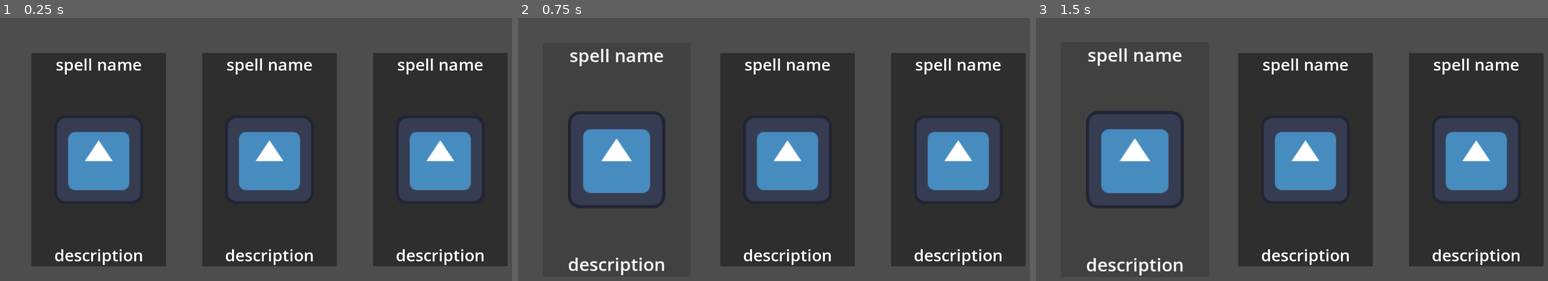
Above: before the commit, frames 1-3 (left to right).
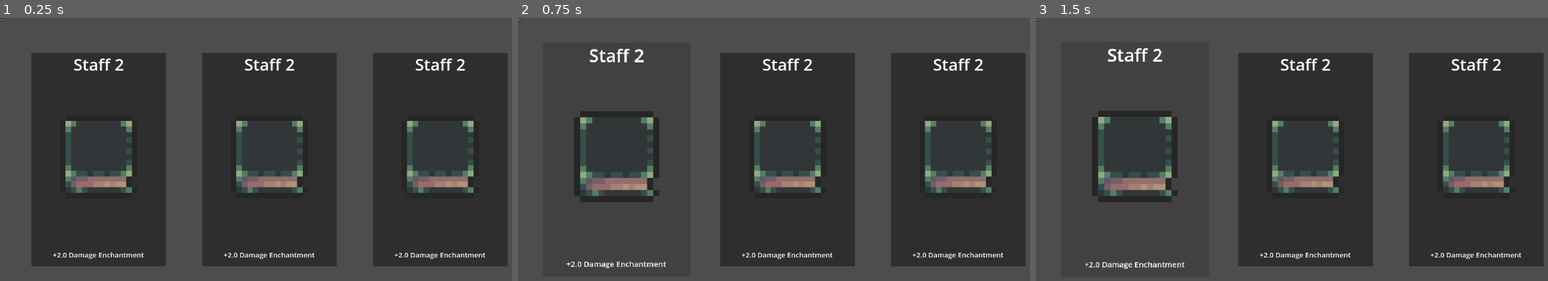
Above: after the commit, the same moments.

Repository: MadeInShineA/goose-defender
Game: Godot game, scene res://scenes/main.tscn
Same seed, same stepped clock (60 frames per second), same inputs: the game is played once before the commit and once after it. The engine's default icon, where the game draws it, is replaced by a stand-in: a white triangle on a blue panel in a dark square.
Inputs (mouse positions are in pixels of both pictures, inside the frame that each line leads up to):
- Up to frame 1 (0.25 s): no input
- Up to frame 2 (0.75 s): click (615, 160) at 0.5 s, where only the run after the commit has a clickable "Staff 2"
- Up to frame 3 (1.5 s): click (1133, 160) at 1.25 s, where only the run before the commit has a clickable "spell name"

The runs differ from the first frame. In frame 1, 17% of the frame differs, in the area x 0-95%, y 0-95%; in frame 2, 18%; in frame 3, 19%, in the area x 0-95%, y 0-98%.

Commit message:
Random enchant menu

Diff:
--- a/project.godot
+++ b/project.godot
@@ -14,3 +14,11 @@
 run/main_scene="uid://oqnnuvygfqck"
 config/features=PackedStringArray("4.4", "Forward Plus")
 config/icon="res://icon.svg"
+
+[global_group]
+
+Enchantable="All enchantable nodes (Player and weapons)"
+
+[rendering]
+
+textures/canvas_textures/default_texture_filter=0
--- /dev/null
+++ b/resources/damage_enchantment.tres
@@ -0,0 +1,9 @@
+[gd_resource type="Resource" script_class="DamageEnchantment" load_steps=2 format=3 uid="uid://bbfgryqgo020p"]
+
+[ext_resource type="Script" uid="uid://vmgb1pxcnchi" path="res://scripts/enchantments/damage_enchantment.gd" id="1_2yram"]
+
+[resource]
+script = ExtResource("1_2yram")
+enchantment_name = "Damage Enchantment"
+enchantment_boost = 2.0
+metadata/_custom_type_script = "uid://vmgb1pxcnchi"
--- /dev/null
+++ b/resources/speed_enchantment.tres
@@ -0,0 +1,9 @@
+[gd_resource type="Resource" script_class="SpeedEnchantment" load_steps=2 format=3 uid="uid://n5sbo7jmiheq"]
+
+[ext_resource type="Script" uid="uid://b075uptsk46re" path="res://scripts/enchantments/speed_enchantment.gd" id="1_2pwwi"]
+
+[resource]
+script = ExtResource("1_2pwwi")
+enchantment_name = "Speed Enchantment"
+enchantment_boost = 0.2
+metadata/_custom_type_script = "uid://b075uptsk46re"
--- a/scenes/enchanting_ui.tscn
+++ b/scenes/enchanting_ui.tscn
@@ -1,6 +1,7 @@
-[gd_scene load_steps=2 format=3 uid="uid://dv4fdij1ccgy4"]
+[gd_scene load_steps=3 format=3 uid="uid://dv4fdij1ccgy4"]
 
-[ext_resource type="PackedScene" uid="uid://btl5bple7viur" path="res://scenes/spell_upgrade.tscn" id="1_cltfj"]
+[ext_resource type="Script" uid="uid://b3k306rhy8sv2" path="res://scripts/ui/enchanting_ui.gd" id="1_01r1k"]
+[ext_resource type="PackedScene" uid="uid://btl5bple7viur" path="res://scenes/spell_enchant.tscn" id="1_cltfj"]
 
 [node name="Enchanting" type="Control"]
 layout_mode = 3
@@ -9,6 +10,7 @@
 anchor_bottom = 1.0
 grow_horizontal = 2
 grow_vertical = 2
+script = ExtResource("1_01r1k")
 
 [node name="GridContainer" type="GridContainer" parent="."]
 layout_mode = 1
@@ -26,11 +28,17 @@
 theme_override_constants/h_separation = 365
 columns = 3
 
-[node name="SpellUpgrade" parent="GridContainer" instance=ExtResource("1_cltfj")]
+[node name="SpellEnchant1" parent="GridContainer" groups=["SpellPanel"] instance=ExtResource("1_cltfj")]
 layout_mode = 2
+intensity = 0.1
+duration = 0.2
 
-[node name="SpellUpgrade2" parent="GridContainer" instance=ExtResource("1_cltfj")]
+[node name="SpellEnchant2" parent="GridContainer" groups=["SpellPanel"] instance=ExtResource("1_cltfj")]
 layout_mode = 2
+intensity = 0.1
+duration = 0.2
 
-[node name="SpellUpgrade3" parent="GridContainer" instance=ExtResource("1_cltfj")]
+[node name="SpellEnchant3" parent="GridContainer" groups=["SpellPanel"] instance=ExtResource("1_cltfj")]
 layout_mode = 2
+intensity = 0.1
+duration = 0.2
--- a/scenes/upgrade_manager.tscn
+++ b/scenes/enchantment_manager.tscn
@@ -1,6 +1,6 @@
 [gd_scene load_steps=2 format=3 uid="uid://chyxuydo0t35b"]
 
-[ext_resource type="Script" uid="uid://ccibqsq28hl22" path="res://scripts/upgrade_manager.gd" id="1_5g82m"]
+[ext_resource type="Script" uid="uid://ccibqsq28hl22" path="res://scripts/enchantments/enchantment_manager.gd" id="1_5g82m"]
 
 [node name="UpgradeManager" type="Node2D"]
 script = ExtResource("1_5g82m")
--- a/scenes/main.tscn
+++ b/scenes/main.tscn
@@ -1,11 +1,25 @@
-[gd_scene load_steps=3 format=3 uid="uid://oqnnuvygfqck"]
+[gd_scene load_steps=9 format=3 uid="uid://oqnnuvygfqck"]
 
+[ext_resource type="PackedScene" uid="uid://l6i72lifskfg" path="res://scenes/weapon.tscn" id="1_o5qli"]
 [ext_resource type="PackedScene" uid="uid://dv4fdij1ccgy4" path="res://scenes/enchanting_ui.tscn" id="2_0wfyh"]
-[ext_resource type="PackedScene" uid="uid://chyxuydo0t35b" path="res://scenes/upgrade_manager.tscn" id="3_sugp2"]
+[ext_resource type="Texture2D" uid="uid://c5x7keinvwntj" path="res://sprites/staves/book1.png" id="2_o6xl0"]
+[ext_resource type="Texture2D" uid="uid://cml68enw3i6gm" path="res://sprites/staves/staff34.png" id="2_tipki"]
+[ext_resource type="PackedScene" uid="uid://chyxuydo0t35b" path="res://scenes/enchantment_manager.tscn" id="3_sugp2"]
+[ext_resource type="Script" uid="uid://c1rjfxnh48nvp" path="res://scripts/enchantments/enchantment.gd" id="3_tefeu"]
+[ext_resource type="Resource" uid="uid://n5sbo7jmiheq" path="res://resources/speed_enchantment.tres" id="4_o6xl0"]
+[ext_resource type="Resource" uid="uid://bbfgryqgo020p" path="res://resources/damage_enchantment.tres" id="5_tipki"]
 
 [node name="Main" type="Node2D"]
 
-[node name="UpgradeManager" parent="." instance=ExtResource("3_sugp2")]
+[node name="Staff1" parent="." groups=["Enchantable"] instance=ExtResource("1_o5qli")]
+enchantable_name = "Staff 1"
+enchantment_texture = ExtResource("2_tipki")
+
+[node name="Staff2" parent="." groups=["Enchantable"] instance=ExtResource("1_o5qli")]
+base_damage = 4.0
+base_attack_speed = 4.0
+enchantable_name = "Staff 2"
+enchantment_texture = ExtResource("2_o6xl0")
 
 [node name="CanvasLayer" type="CanvasLayer" parent="."]
 
@@ -17,3 +31,13 @@
 anchor_bottom = 0.5
 size_flags_horizontal = 4
 size_flags_vertical = 4
+
+[node name="EnchantManager" parent="." node_paths=PackedStringArray("weapons", "enchant_ui") instance=ExtResource("3_sugp2")]
+weapons = [NodePath("../Staff1"), NodePath("../Staff2")]
+enchantments = Dictionary[String, ExtResource("3_tefeu")]({
+"Damage Enchantment": ExtResource("5_tipki"),
+"Speed Enchantment": ExtResource("4_o6xl0")
+})
+enchant_ui = NodePath("../CanvasLayer/Enchanting")
+
+[connection signal="open_menu" from="EnchantManager" to="CanvasLayer/Enchanting" method="_on_enchant_manager_open_menu"]
--- a/scenes/spell_upgrade.tscn
+++ b/scenes/spell_enchant.tscn
@@ -1,13 +1,13 @@
 [gd_scene load_steps=5 format=3 uid="uid://btl5bple7viur"]
 
-[ext_resource type="Texture2D" uid="uid://33753ss22kl4" path="res://icon.svg" id="1_4up3s"]
-[ext_resource type="Script" uid="uid://b8570bn4id6o1" path="res://scripts/ui/spell_upgrade.gd" id="1_aqu4a"]
-[ext_resource type="Script" uid="uid://os18piyqrch3" path="res://scripts/ui/button.gd" id="2_4hijs"]
+[ext_resource type="Script" uid="uid://b8570bn4id6o1" path="res://scripts/ui/spell_enchant.gd" id="1_70qx1"]
+[ext_resource type="Script" uid="uid://os18piyqrch3" path="res://scripts/ui/spell_button.gd" id="2_t4ic4"]
+[ext_resource type="Texture2D" uid="uid://c5x7keinvwntj" path="res://sprites/staves/book1.png" id="3_70qx1"]
 
 [sub_resource type="StyleBoxEmpty" id="StyleBoxEmpty_aqu4a"]
 
 [node name="SpellUpgrade" type="Panel"]
-script = ExtResource("1_aqu4a")
+script = ExtResource("1_70qx1")
 
 [node name="Button" type="Button" parent="."]
 layout_mode = 1
@@ -23,7 +23,7 @@
 grow_horizontal = 2
 grow_vertical = 2
 theme_override_styles/focus = SubResource("StyleBoxEmpty_aqu4a")
-script = ExtResource("2_4hijs")
+script = ExtResource("2_t4ic4")
 
 [node name="Name" type="Label" parent="Button"]
 layout_mode = 1
@@ -48,7 +48,7 @@
 offset_bottom = 95.0
 grow_horizontal = 2
 grow_vertical = 2
-texture = ExtResource("1_4up3s")
+texture = ExtResource("3_70qx1")
 
 [node name="Description" type="Label" parent="Button"]
 layout_mode = 1
@@ -59,7 +59,7 @@
 offset_top = -49.0
 grow_horizontal = 2
 grow_vertical = 0
-theme_override_font_sizes/font_size = 35
+theme_override_font_sizes/font_size = 15
 text = "description"
 horizontal_alignment = 1
 vertical_alignment = 1
--- a/scenes/weapon.tscn
+++ b/scenes/weapon.tscn
@@ -5,6 +5,8 @@
 
 [node name="Weapon" type="Node2D"]
 script = ExtResource("1_xasec")
+base_damage = 10.0
+base_attack_speed = 2.0
 
 [node name="Sprite2D" type="Sprite2D" parent="."]
 texture = ExtResource("2_uxn4k")
--- /dev/null
+++ b/scripts/enchantments/damage_enchantment.gd
@@ -0,0 +1,11 @@
+extends Enchantment
+
+class_name DamageEnchantment
+
+func on_apply(target: Enchantable):
+	if target.has_method("increase_damage"):
+		target.increase_damage(enchantment_boost)
+
+func on_remove(target: Enchantable):
+	if target.has_method("increase_damage"):
+		target.increase_damage(-enchantment_boost)
--- /dev/null
+++ b/scripts/enchantments/enchantable.gd
@@ -0,0 +1,16 @@
+extends Node
+
+class_name Enchantable
+
+@export var enchantable_name: String
+@export var enchantment_texture: Texture2D
+@export var enchantments: Array[Enchantment] = []
+
+func apply_enchantment(enchantment: Enchantment):
+	if enchantment not in enchantments:
+		enchantments.append(enchantment)
+		enchantment.on_apply(self)
+
+func update_enchantments(delta: float):
+	for enchantment in enchantments:
+		enchantment.on_update(self, delta)
--- /dev/null
+++ b/scripts/enchantments/enchantment.gd
@@ -0,0 +1,15 @@
+extends Resource
+
+class_name Enchantment
+
+@export var enchantment_name: String = "Unknown Enchantment"
+@export var enchantment_boost: float
+
+func on_apply(target: Enchantable):
+	print(target.name, " enchanted with ", enchantment_name)
+
+func on_update(target: Enchantable, delta: float):
+	pass  # Override this for time-based effects
+
+func on_remove(target: Enchantable):
+	print(enchantment_name, " removed from ", target.name)
--- /dev/null
+++ b/scripts/enchantments/enchantment_manager.gd
@@ -0,0 +1,23 @@
+extends Node2D
+
+signal open_menu
+
+@export_category("Enchants")
+@export var player: CharacterBody2D
+@export var weapons: Array[Weapon]
+@export var enchantments: Dictionary[String, Enchantment]
+
+@export_category("UI")
+@export var enchant_ui: Control
+
+var enchantables: Array[Enchantable] = []
+
+func _ready() -> void:
+	for enchantable in get_tree().get_nodes_in_group("Enchantable"):
+		enchantables.append(enchantable as Enchantable)
+
+	enchant()
+
+# Call when interacting with Goose
+func enchant():
+	open_menu.emit(enchantables, enchantments)
--- /dev/null
+++ b/scripts/enchantments/speed_enchantment.gd
@@ -0,0 +1,11 @@
+extends Enchantment
+
+class_name SpeedEnchantment
+
+func on_apply(target: Enchantable):
+	if target.has_method("increase_attack_speed"):
+		target.increase_attack_speed(enchantment_boost)
+
+func on_remove(target: Enchantable):
+	if target.has_method("increase_attack_speed"):
+		target.increase_attack_speed(-enchantment_boost)
--- /dev/null
+++ b/scripts/ui/enchanting_ui.gd
@@ -0,0 +1,26 @@
+extends Control
+
+var spell_panels: Array[Panel] = []
+var rng = RandomNumberGenerator.new()
+
+func _ready() -> void:
+	hide()
+	for spell_panel in get_tree().get_nodes_in_group("SpellPanel"):
+		spell_panels.append(spell_panel as Panel)
+
+func _on_enchant_manager_open_menu(
+	enchantables: Array[Enchantable],
+	enchantments: Dictionary[String, Enchantment]) -> void:
+
+	# Generate random enchantments
+	for spell_panel in spell_panels:
+		# random enchantable (Player, weapon1, weapon2, ...)
+		var rand_num = rng.randf_range(0, enchantables.size())
+
+		var size = enchantments.size()
+		var random_key = enchantments.keys()[randi() % size]
+		var random_enchant = enchantments[random_key]
+
+		spell_panel.set_enchant(enchantables[rand_num], random_enchant)
+
+	show()
--- a/scripts/ui/button.gd
+++ b/scripts/ui/spell_button.gd
@@ -4,7 +4,6 @@
 
 func _ready() -> void:
 	parent = get_node("..")
-	print(parent.name)
 
 func _pressed() -> void:
 	pass
--- a/scripts/ui/spell_upgrade.gd
+++ b/scripts/ui/spell_enchant.gd
@@ -1,12 +1,22 @@
 extends Panel
 
-# var upgrade: Upgrade
-
+@export_category("Hover animations")
 @export var intensity: float = 0.1
 @export var duration: float = 0.2
 
+var nameLabel: Label
+var spellImage: TextureRect
+var descriptionLabel: Label
+
 func _ready() -> void:
-	pass
+	nameLabel = get_node("Button/Name")
+	spellImage = get_node("Button/SpellIcon")
+	descriptionLabel = get_node("Button/Description")
+
+func set_enchant(able: Enchantable, e: Enchantment) -> void:
+	nameLabel.text = able.enchantable_name
+	spellImage.texture = able.enchantment_texture
+	descriptionLabel.text = "+{enchantment_boost} {enchantment_name}".format(e)
 
 func _process(delta: float) -> void:
 	# Get all the children buttons of this Node
--- a/scripts/upgradable.gd
+++ /dev/null
@@ -1,6 +0,0 @@
-extends Node
-
-class_name Upgradable
-
-func upgrade():
-	print("Upgrading " + name)
--- a/scripts/upgrade.gd
+++ /dev/null
@@ -1,8 +0,0 @@
-extends Node2D
-
-class_name Upgrade
-
-enum UpgradeType {PLAYER_UPGRADE, WEAPON_UPGRADE}
-
-@export var upgrade_type: UpgradeType
-@export var upgraded_node: Upgradable
--- a/scripts/upgrade_manager.gd
+++ /dev/null
@@ -1,7 +0,0 @@
-extends Node2D
-
-@export var player: CharacterBody2D
-@export var weapons: Array[Weapon]
-
-func _ready() -> void:
-	pass
--- a/scripts/weapon.gd
+++ b/scripts/weapon.gd
@@ -1,8 +1,19 @@
-extends Upgradable
+extends Enchantable
 
 class_name Weapon
 
-@export var weapon_name: String
-@export var damage: float
-@export var attack_speed: float
 @export var sprite: Sprite2D
+
+@export var base_damage: float
+@export var base_attack_speed: float
+
+var current_damage: float = base_damage
+var current_attack_speed: float = base_attack_speed
+
+func increase_damage(amount: float):
+	current_damage += amount
+	#print("New ", name, " damage: ", current_damage)
+
+func increase_attack_speed(amount: float):
+	current_attack_speed += amount
+	#print("New ", name, " speed: ", current_attack_speed)
Not shown, added: scripts/enchantments/damage_enchantment.gd.uid
Renamed: scripts/upgradable.gd.uid -> scripts/enchantments/enchantable.gd.uid
Renamed: scripts/upgrade.gd.uid -> scripts/enchantments/enchantment.gd.uid
Renamed: scripts/upgrade_manager.gd.uid -> scripts/enchantments/enchantment_manager.gd.uid
Not shown, added: scripts/enchantments/speed_enchantment.gd.uid
Not shown, added: scripts/ui/enchanting_ui.gd.uid
Renamed: scripts/ui/button.gd.uid -> scripts/ui/spell_button.gd.uid
Renamed: scripts/ui/spell_upgrade.gd.uid -> scripts/ui/spell_enchant.gd.uid
Binary file added: sprites/staves/staff34.png
Not shown, added: sprites/staves/staff34.png.import
